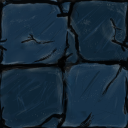
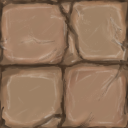
Comparing the layer stacks of the two 128px x 128px images. Changes:
added layer "dodge" above "dark" over [0, 0, 128, 128]
"dark": opacity 88% → 68%, blend normal → color burn, moved it above "crack dark", painted on it over [0, 0, 128, 128]
added layer "crack dark" (77%) above "cracks" over [0, 0, 128, 128]
added layer "cracks" (color burn, 40%) above "light" over [0, 0, 128, 128]
renamed "hi" to "light", painted on it over [0, 0, 128, 128]
added layer "Layer 12" (49%) above "Layer 11" over [0, 0, 128, 128]
added layer "Layer 11" above "Layer 5" over [0, 0, 128, 128]
